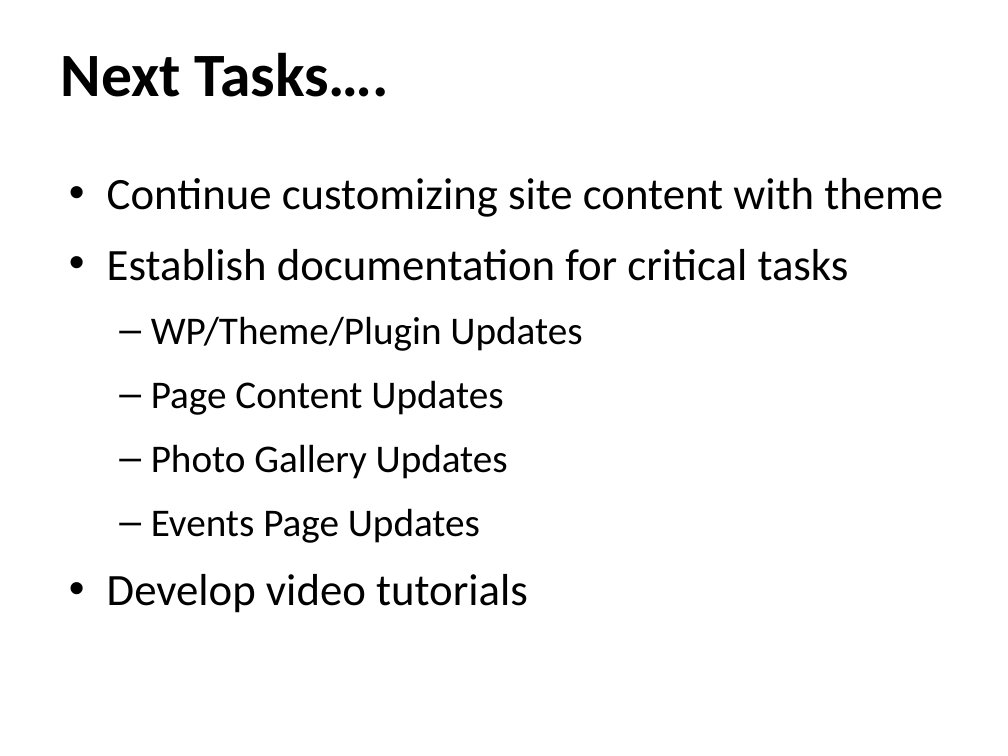
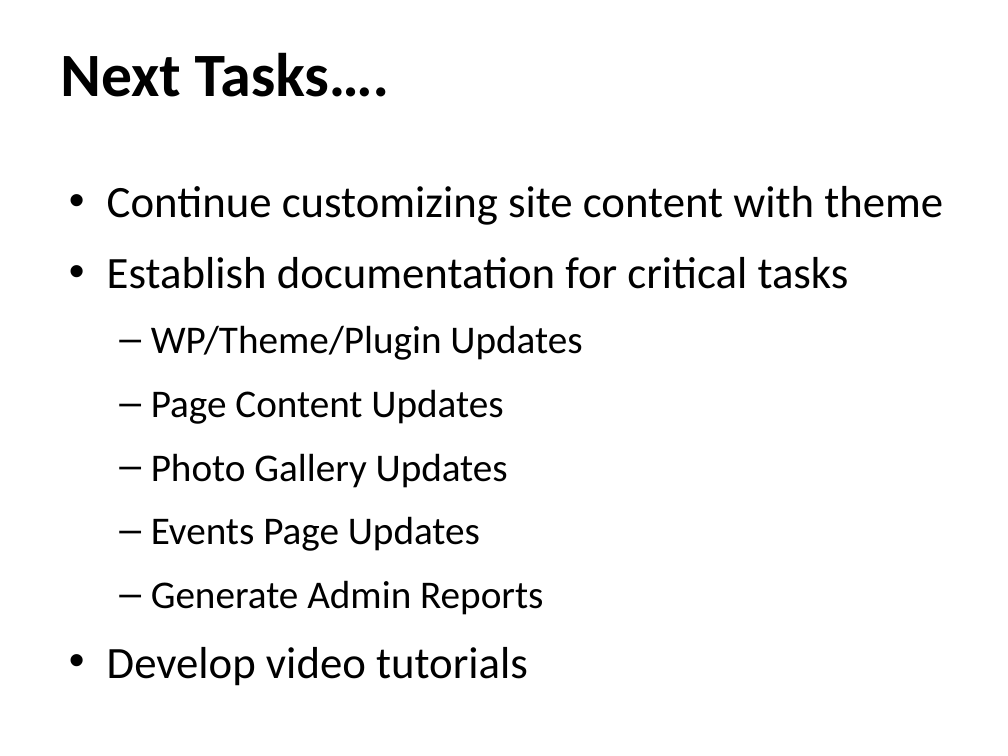
Before and after one commit to ehsantos11/MIST7590-Smithgall-Project, a slide deck: slide 17 of SGW Project Update 7Mar18.pptx. Drawn at 1008x756 pixels with LibreOffice and Linux fonts; fonts in the diff are those of the drawing; background and template pictures are left out. Boxes give left, top, right and bottom in pixels: in the first picture for what was removed or moved away, otherwise in the second. Text is boxed around its words. In the diff, an @@ line names an element or a change of style, - is before the commit and + after.

Commit message:
Added Project Update Slides for 7Mar18
Updated Next Tasks to include Reports Generation

```diff
--- a/SGW Project Update 7Mar18.pptx
+++ b/SGW Project Update 7Mar18.pptx
@@ text "Continue customizing site content with ...": place and size @@
-text "Continue customizing site content with ..." at (107,178,943,613)
+text "Continue customizing site content with ..." at (107,186,943,615)
@@ text at (151,580,543,615): paragraph added @@
+  – Generate Admin Reports
```
